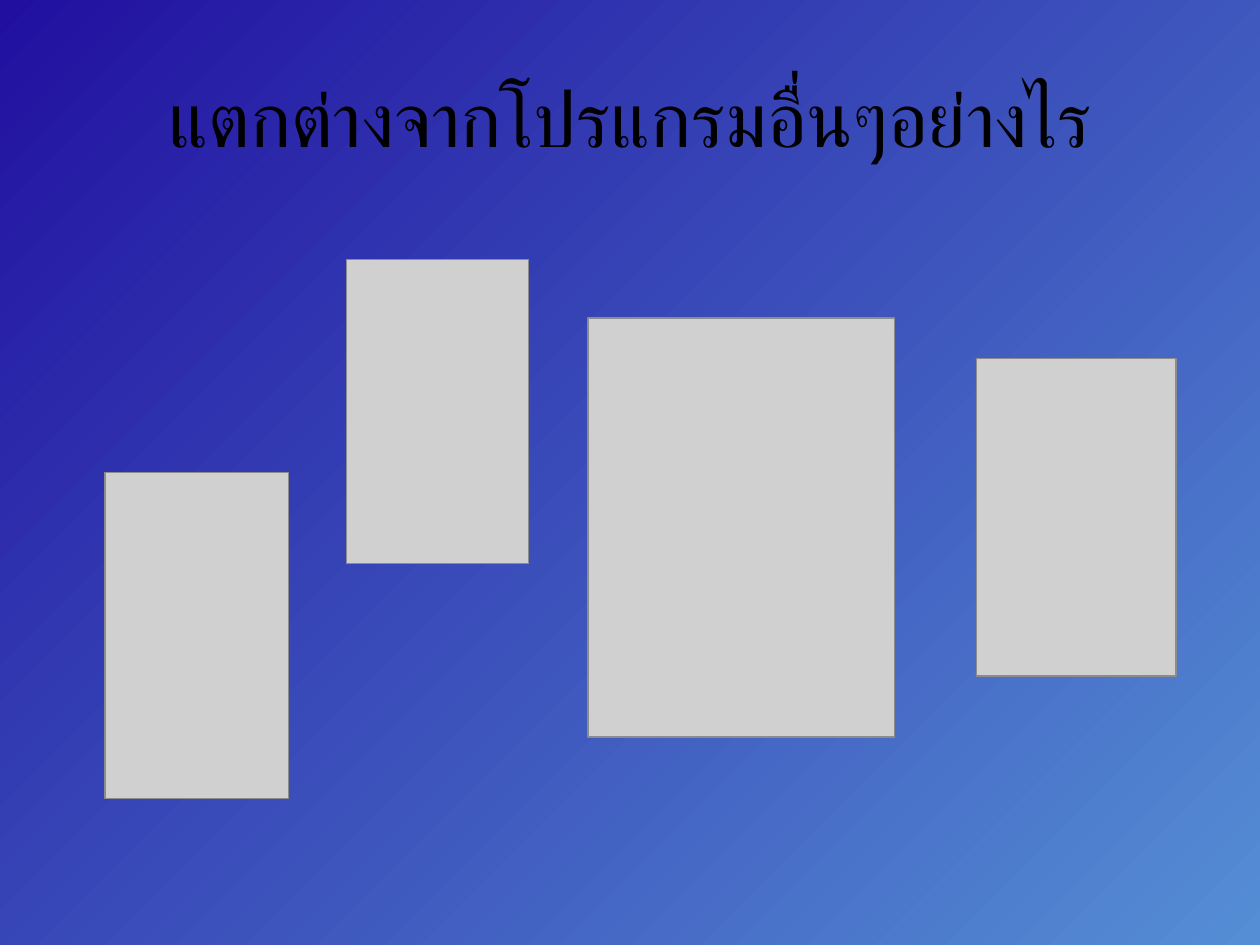
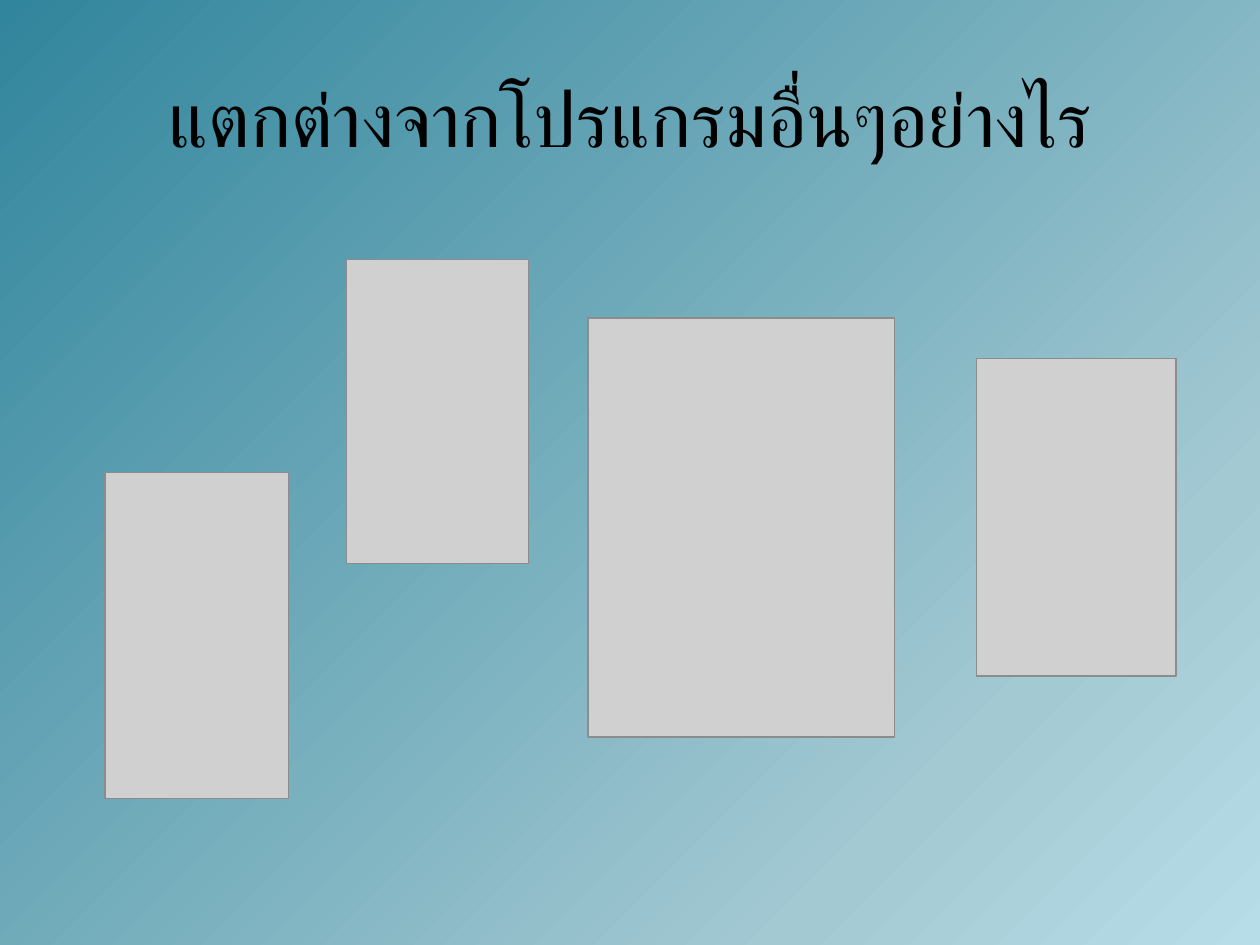
Before and after one commit to amfeelgood/Senior_Project, a slide deck: slide 8 of Doc/ProjectPresentation1.pptx (slide 4 before the commit). Drawn at 1260x945 pixels with LibreOffice and Linux fonts; fonts in the diff are those of the drawing; grey boxes stand for pictures. Boxes give left, top, right and bottom in pixels: in the first picture for what was removed or moved away, otherwise in the second. Text is boxed around its words. In the diff, an @@ line names an element or a change of style, - is before the commit and + after.

```diff
--- a/Doc/ProjectPresentation1.pptx
+++ b/Doc/ProjectPresentation1.pptx
@@ background gradient #558ED5 to #2110A0 to #FFFFFF to #FFEBFA to gradient #B7DEE8 to #A3C9D3 to #31859C to #FFFFFF to #FFEBFA @@
```
Also in this commit, not shown: 4 other slides changed, 7 slides added, 1 slide removed.
